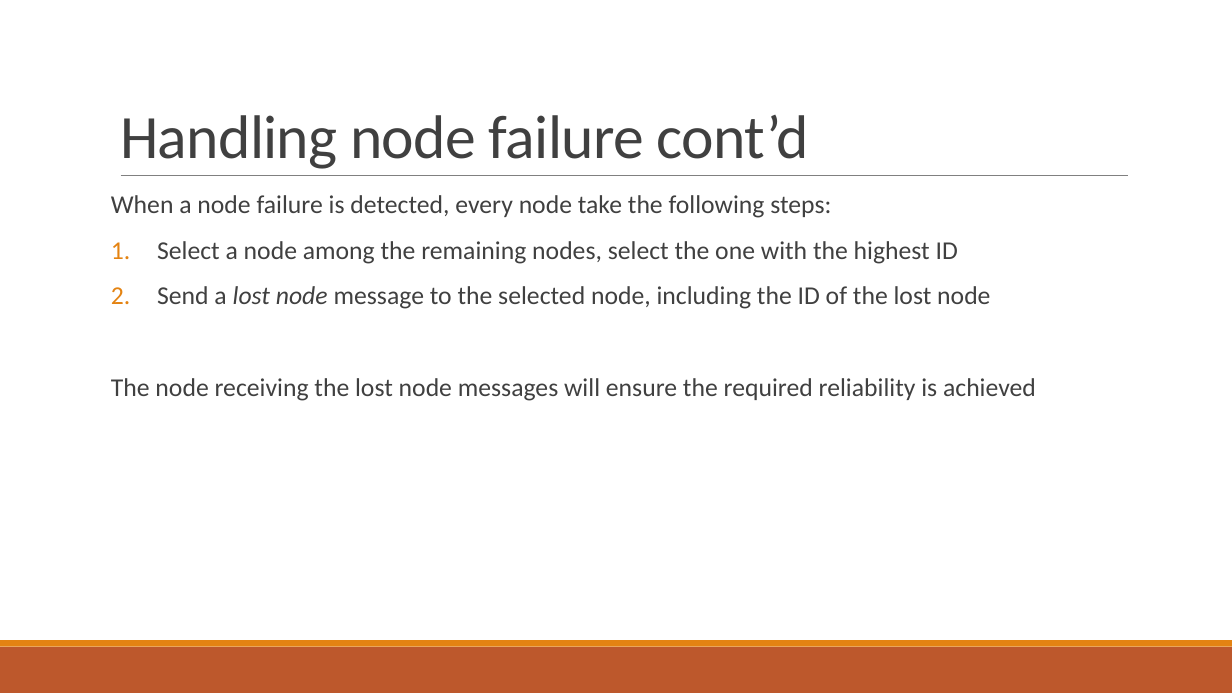
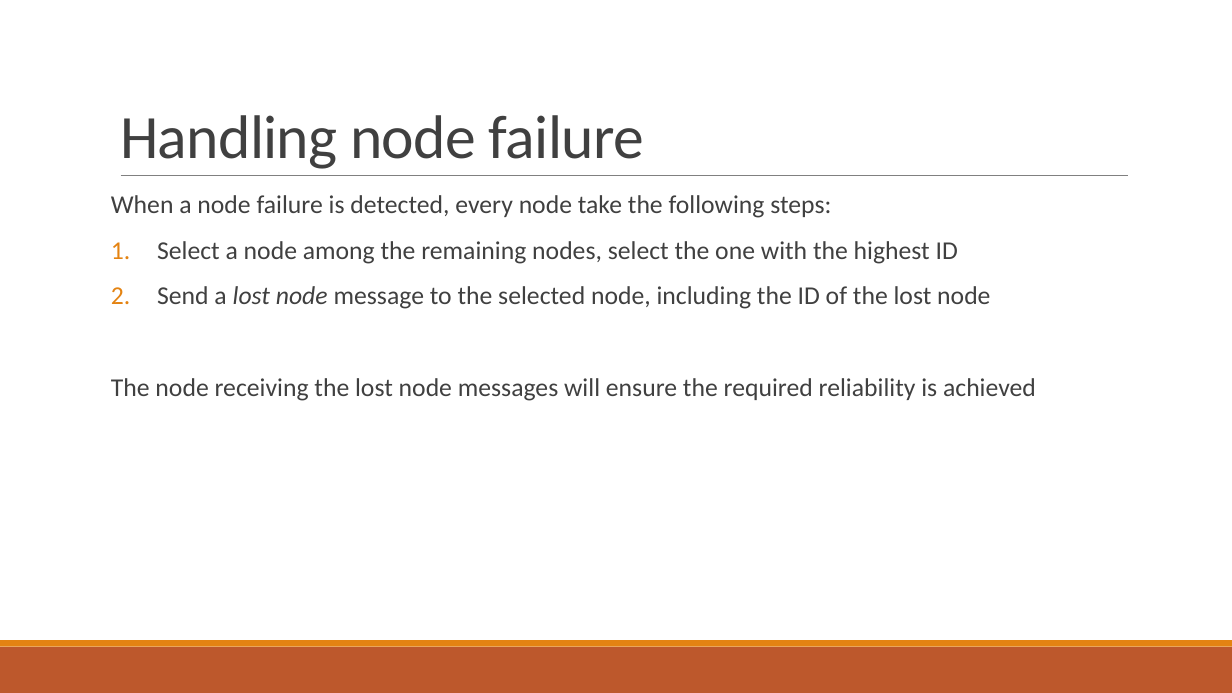
Before and after one commit to PStahl/master_thesis, a slide deck: slide 25 of presentation/presentation2.pptx. Drawn at 1232x693 pixels with LibreOffice and Linux fonts; fonts in the diff are those of the drawing. Boxes give left, top, right and bottom in pixels: in the first picture for what was removed or moved away, otherwise in the second. Text is boxed around its words. In the diff, an @@ line names an element or a change of style, - is before the commit and + after.

```diff
--- a/presentation/presentation2.pptx
+++ b/presentation/presentation2.pptx
@@ title at (x1=120, y1=115, x2=644, y2=169): text changed @@
-Handling node failure cont’d
+Handling node failure
```
Also in this commit, not shown: 5 other slides changed, 1 slide removed.
